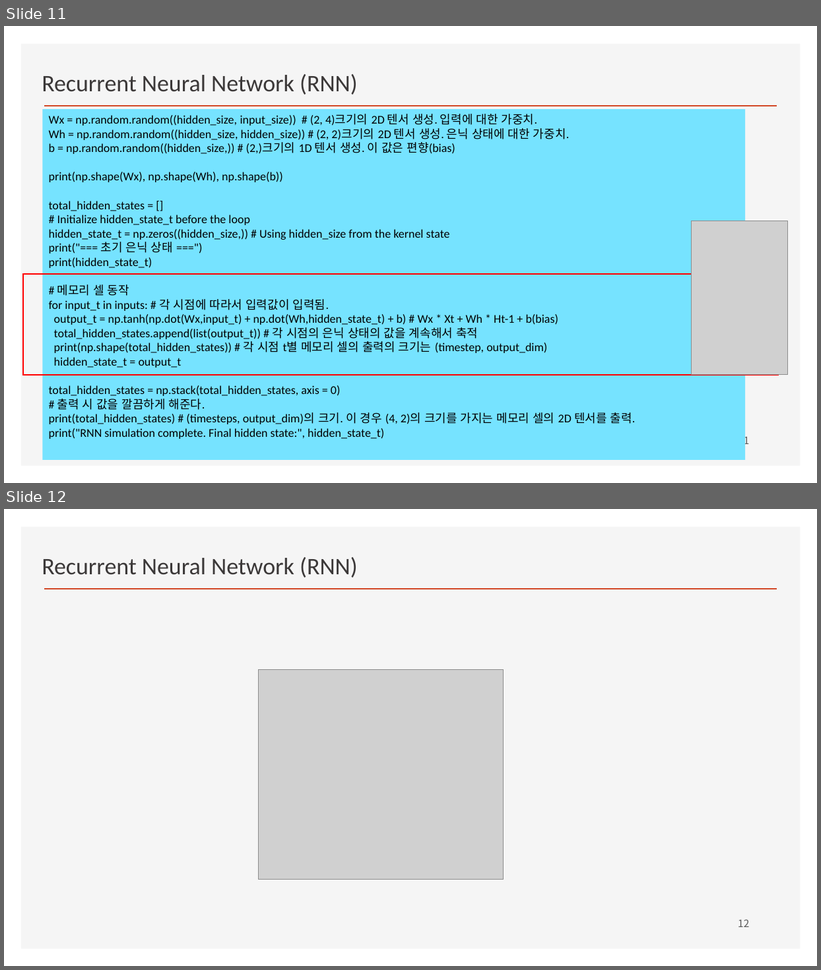
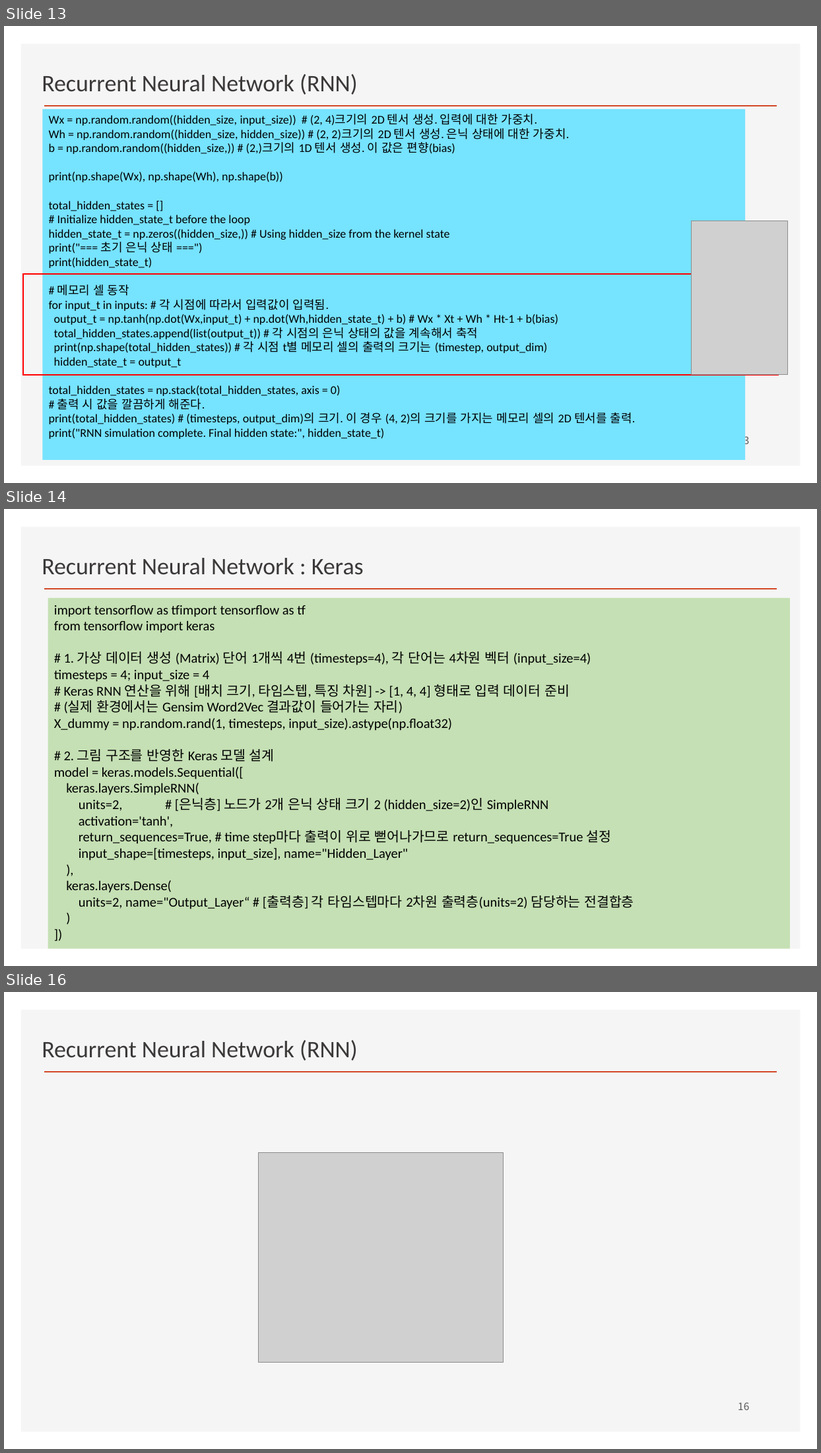
Before and after one commit to ancestor9/2026_Fall_Deep-Learning-with-Python, a slide deck: RNN/RNN.pptx. Shown one above the other, each under a label of ours: slides 11 and 12 before the commit, slides 13, 14 and 16 after it; the slides between them are not shown. The pictures are 821x970 and 821x1453 pixels, drawn with LibreOffice and Linux fonts; fonts in the diff are those of the drawing; grey boxes stand for pictures; background and template pictures are left out. Boxes give left, top, right and bottom in pixels: in the first picture for what was removed or moved away, otherwise in the second. Text is boxed around its words. In the diff, an @@ line names an element or a change of style, - is before the commit and + after.

```diff
--- a/RNN/RNN.pptx
+++ b/RNN/RNN.pptx
@@ slide 14 added at (4, 509, 817, 966), background #FFFFFF; not listed: 2 template elements that a slide beside it also shows @@
@@ text added at (42, 558, 364, 575), 28 pt, text #3B3838 @@
+Recurrent Neural Network : Keras
@@ rectangle added at (48, 598, 790, 949), fill #C5E0B4, 16 pt, text #000000 @@
+import tensorflow as tfimport tensorflow as tf
+from tensorflow import keras
+# 1. 가상 데이터 생성 (Matrix) 단어 1개씩 4번 (timesteps=4), 각 단어는 4차원 벡터 (input_size=4)
+timesteps = 4; input_size = 4
+# Keras RNN 연산을 위해 [배치 크기, 타임스텝, 특징 차원] -> [1, 4, 4] 형태로 입력 데이터 준비
+# (실제 환경에서는 Gensim Word2Vec 결과값이 들어가는 자리)
+X_dummy = np.random.rand(1, timesteps, input_size).astype(np.float32)
+# 2. 그림 구조를 반영한 Keras 모델 설계
+model = keras.models.Sequential([
+keras.layers.SimpleRNN(
+units=2, # [은닉층] 노드가 2개 은닉 상태 크기 2 (hidden_size=2)인 SimpleRNN
+activation='tanh',
+return_sequences=True, # time step마다 출력이 위로 뻗어나가므로 return_sequences=True 설정
+input_shape=[timesteps, input_size], name="Hidden_Layer"
+),
+keras.layers.Dense(
+units=2, name="Output_Layer“ # [출력층] 각 타임스텝마다 2차원 출력층(units=2) 담당하는 전결합층
+)
+])
@@ what was slide 11 is now slide 13 @@
@@ page number at (738, 435, 749, 448): text changed @@
-11
+13
@@ what was slide 12 is now slide 16 @@
@@ page number at (738, 1403, 749, 1410): text changed @@
-12
+16
```
Also in this commit, not shown: 3 slides changed, 2 other slides added.
